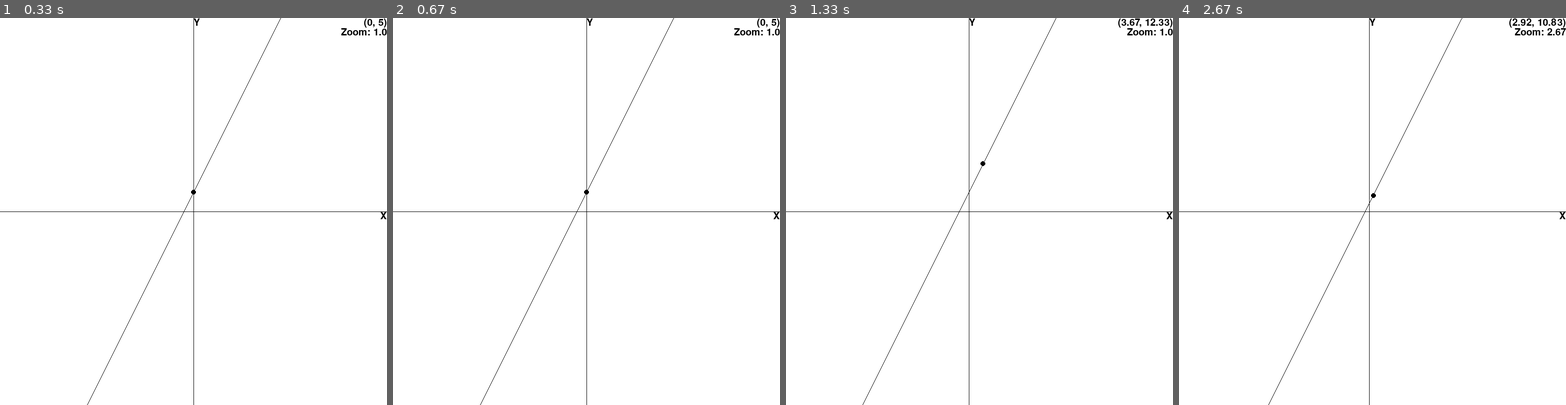
Above: before the commit, frames 1-4 (left to right).
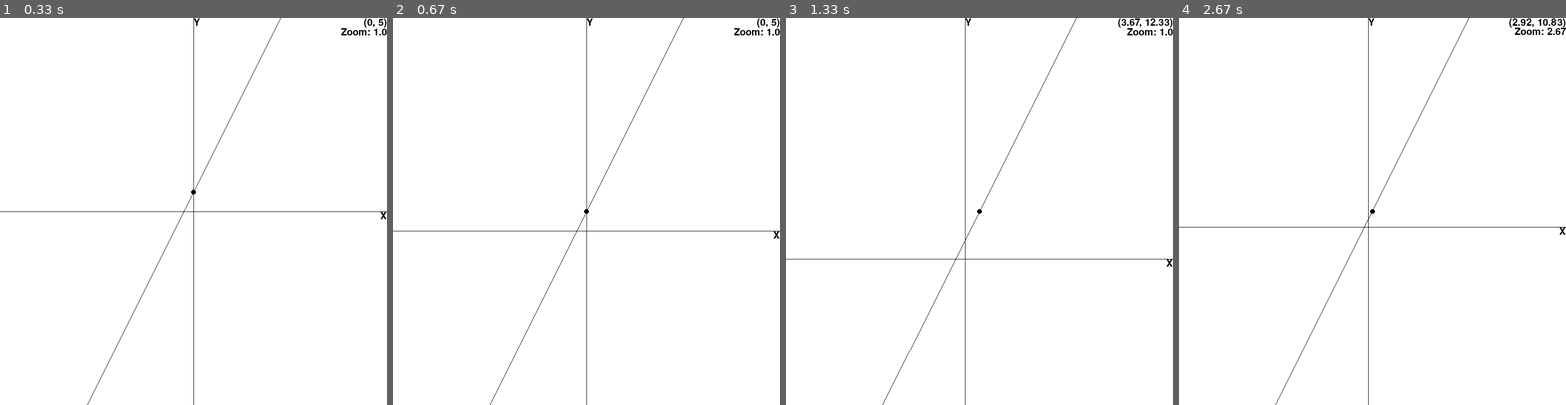
Above: after the commit, the same moments.

Repository: LogicMass621/python
Game: pygame game, started from graphing.py
Same seed, same stepped clock (60 frames per second), same inputs: the game is played once before the commit and once after it.
Inputs:
- Up to frame 1 (0.33 s): no input
- Up to frame 2 (0.67 s): tap Space at 0.33 s
- Up to frame 3 (1.33 s): hold Right 0.67-1.13 s; hold D 0.67-1.13 s; tap Space at 0.73, 1.23 s; tap - at 0.82 s; hold Right from 1.17 s (still down); hold D from 1.17 s (still down); tap = at 1.32 s
- Up to frame 4 (2.67 s): release Right at 1.63 s; release D at 1.63 s; hold Left 1.67-2.2 s; hold A 1.67-2.2 s; tap Space at 1.73, 2.07, 2.3 s; hold Left 2.23-2.63 s; hold A 2.23-2.63 s; tap - at 2.38 s

Frame 1 is identical in both runs. In frame 2, 0.5% of the frame differs, in the area x 0-100%, y 0-100%; in frame 3, 0.8%; in frame 4, 0.9%.

Commit message:
Added space to center graph at current point

Diff:
--- a/graphing.py
+++ b/graphing.py
@@ -142,13 +142,14 @@
             graphWidth = graphWidth / step
             graphHeight = graphHeight / step
         if event.key == pygame.K_LEFT:
-            global self
             traceX = traceX - 1*graphWidth/100
             traceY = compute_y(traceX)
         if event.key == pygame.K_RIGHT:
-            global self
             traceX = traceX + 1*graphWidth/100
             traceY = compute_y(traceX)
+        if event.key == pygame.K_SPACE:
+            graphCenterX = traceX
+            graphCenterY = traceY
 
     # clear screen to white
     screen.fill(white)
